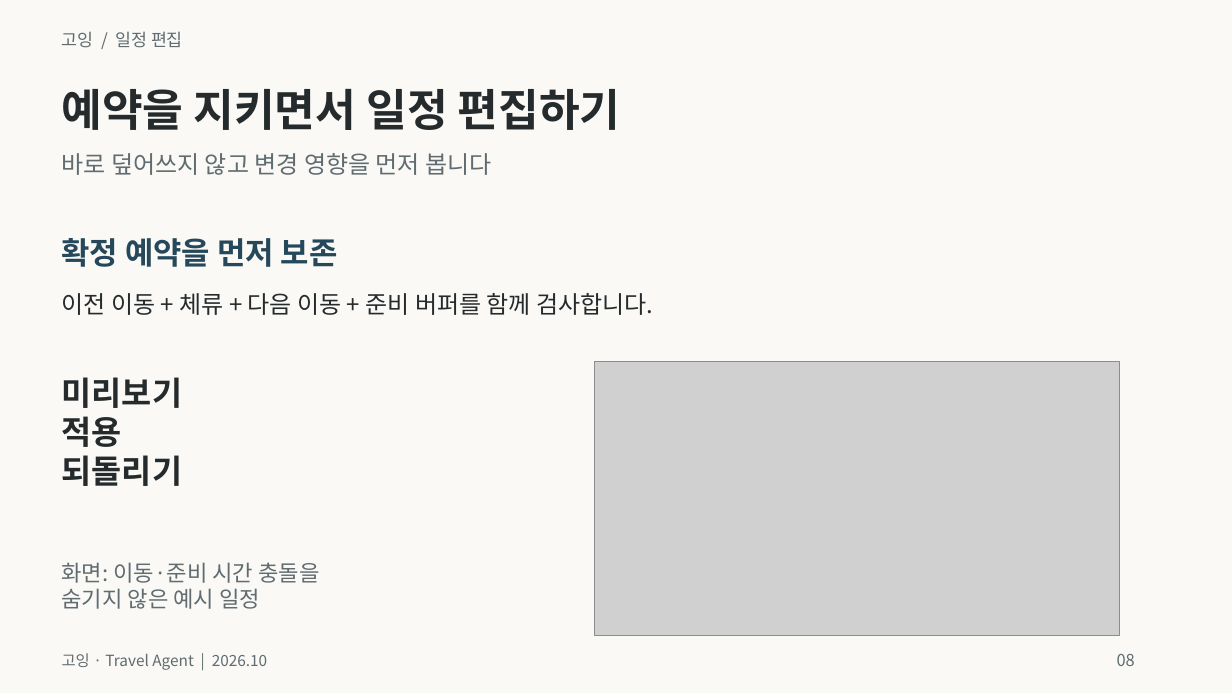
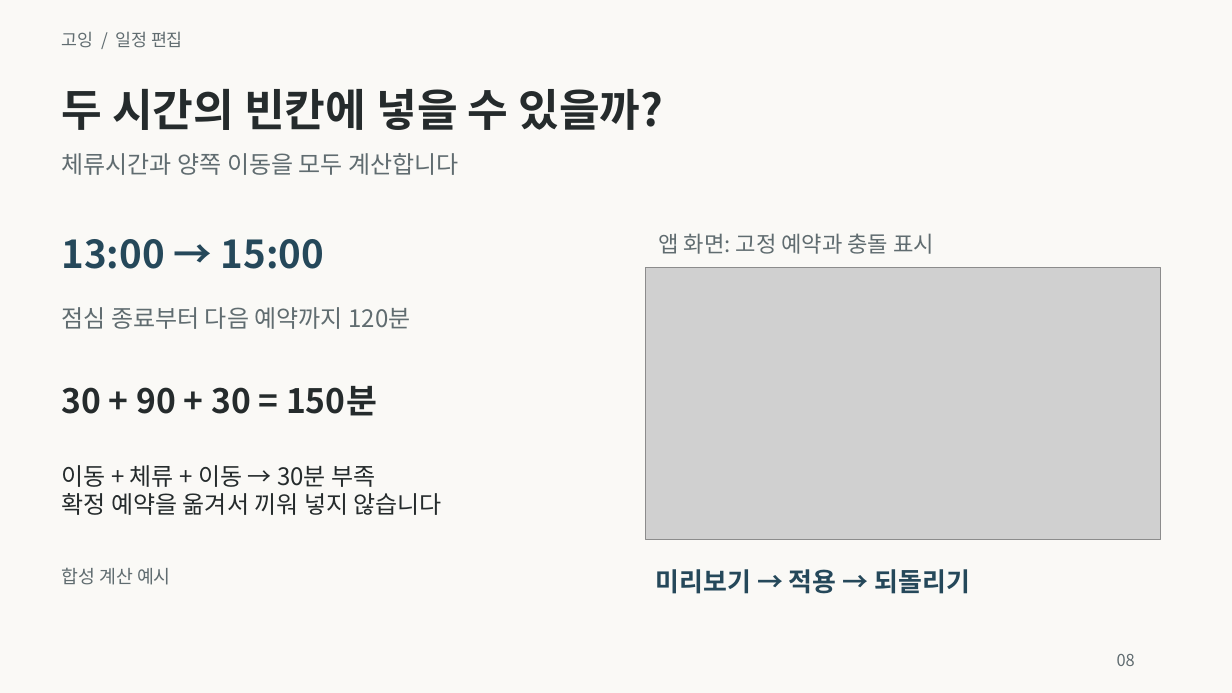
Before and after one commit to Jin-s-work/Travel-Agent, a slide deck: slide 8 of docs/presentation/going-class-presentation.pptx. Drawn at 1232x693 pixels with LibreOffice and Linux fonts; fonts in the diff are those of the drawing; grey boxes stand for pictures. Boxes give left, top, right and bottom in pixels: in the first picture for what was removed or moved away, otherwise in the second. Text is boxed around its words. In the diff, an @@ line names an element or a change of style, - is before the commit and + after.

```diff
--- a/docs/presentation/going-class-presentation.pptx
+++ b/docs/presentation/going-class-presentation.pptx
@@ text at (62,89,663,130): text changed @@
-예약을 지키면서 일정 편집하기
+두 시간의 빈칸에 넣을 수 있을까?
@@ text at (62,153,458,175): text changed @@
-바로 덮어쓰지 않고 변경 영향을 먼저 봅니다
+체류시간과 양쪽 이동을 모두 계산합니다
@@ text at (62,239,324,269): text changed; size 24 to 30 pt @@
-확정 예약을 먼저 보존
+13:00 → 15:00
@@ text added at (658,233,934,254), 17.2 pt, text #606C70 @@
+앱 화면: 고정 예약과 충돌 표시
@@ picture: place and size @@
-picture at (594,362,1120,636)
+picture at (646,268,1161,541)
@@ text at (62,307,410,329): text changed; text colour #252B2C to #606C70 @@
-이전 이동 + 체류 + 다음 이동 + 준비 버퍼를 함께 검사합니다.
+점심 종료부터 다음 예약까지 120분
@@ text added at (62,386,377,416), 26.2 pt, text #252B2C, bold @@
+30 + 90 + 30 = 150분
@@ text at (62,465,442,515): text changed; size 17.2 to 18.8 pt; text colour #606C70 to #252B2C @@
-화면: 이동·준비 시간 충돌을
-숨기지 않은 예시 일정
+이동 + 체류 + 이동 → 30분 부족
+확정 예약을 옮겨서 끼워 넣지 않습니다
@@ text added at (62,567,171,585), 14.2 pt, text #606C70 @@
+합성 계산 예시
@@ text at (655,569,971,594): text changed; size 25.5 to 20.2 pt; text colour #252B2C to #25485A @@
-미리보기
-적용
-되돌리기
+미리보기 → 적용 → 되돌리기
@@ text removed at (62,653,267,670) @@
-고잉 · Travel Agent | 2026.10
```
Also in this commit, not shown: 7 other slides changed, 1 slide added, 1 slide removed, 11 other files.
